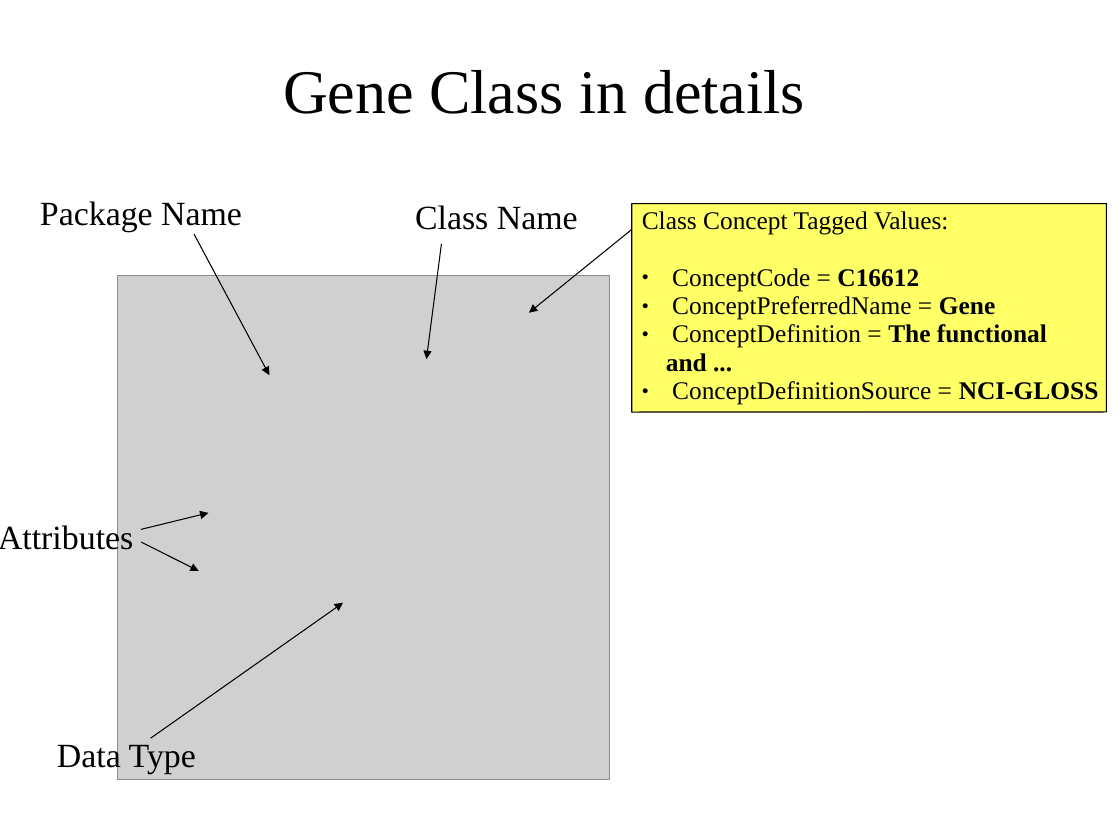
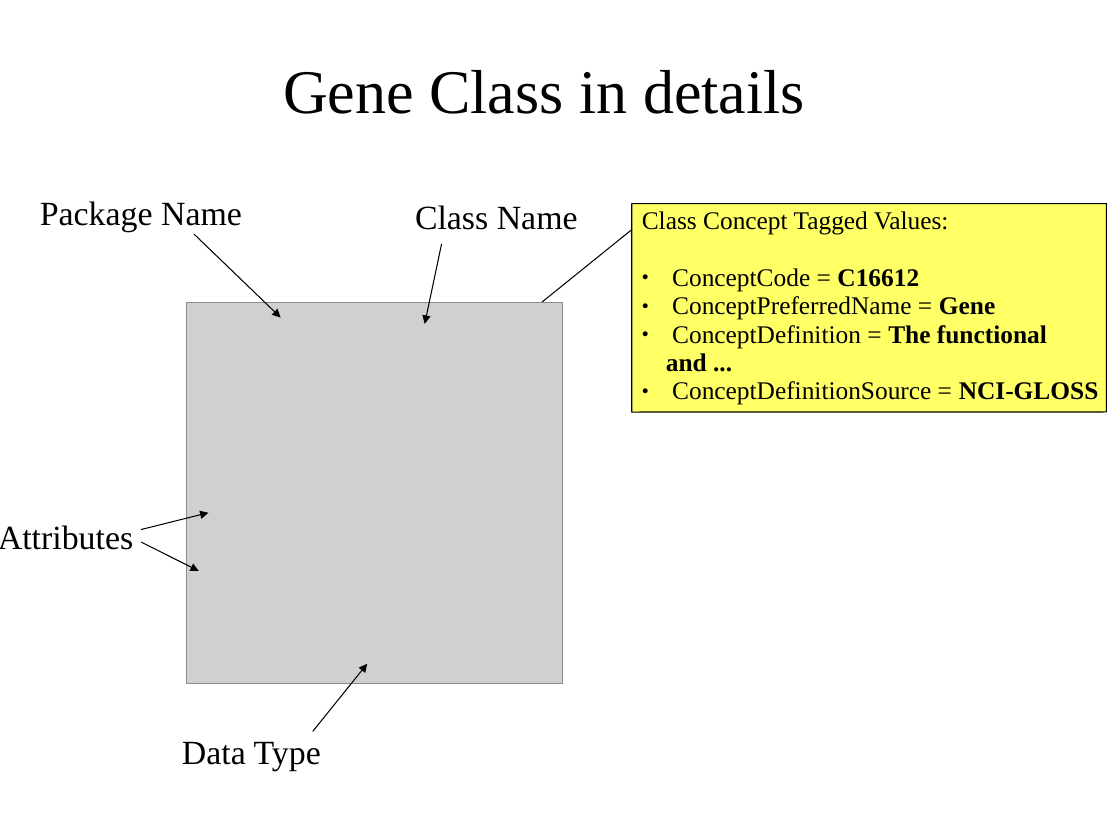
Before and after one commit to NCIP/cadsr-semantic-tools, a slide deck: slide 10 of docs/mapping-presentation-draft.ppt (slide 8 before the commit). Drawn at 1120x840 pixels with LibreOffice and Linux fonts; fonts in the diff are those of the drawing; grey boxes stand for pictures; background and template pictures are left out. Boxes give left, top, right and bottom in pixels: in the first picture for what was removed or moved away, otherwise in the second. Text is boxed around its words. In the diff, an @@ line names an element or a change of style, - is before the commit and + after.

```diff
--- a/docs/mapping-presentation-draft.ppt
+++ b/docs/mapping-presentation-draft.ppt
@@ arrow moved from (194, 234) - (269, 375) to (194, 234) - (281, 318) @@
@@ arrow moved from (442, 244) - (427, 359) to (442, 244) - (425, 324) @@
@@ picture resized from (x1=118, y1=275, x2=610, y2=780) to (x1=187, y1=303, x2=563, y2=684) @@
@@ arrow moved from (150, 739) - (344, 603) to (313, 732) - (367, 664) @@
@@ text "Data Type" rewrapped from (x1=57, y1=738, x2=199, y2=775) to (x1=182, y1=741, x2=321, y2=772) @@
```
Also in this commit, not shown: 10 other slides changed, 6 slides added, 1 slide removed.
